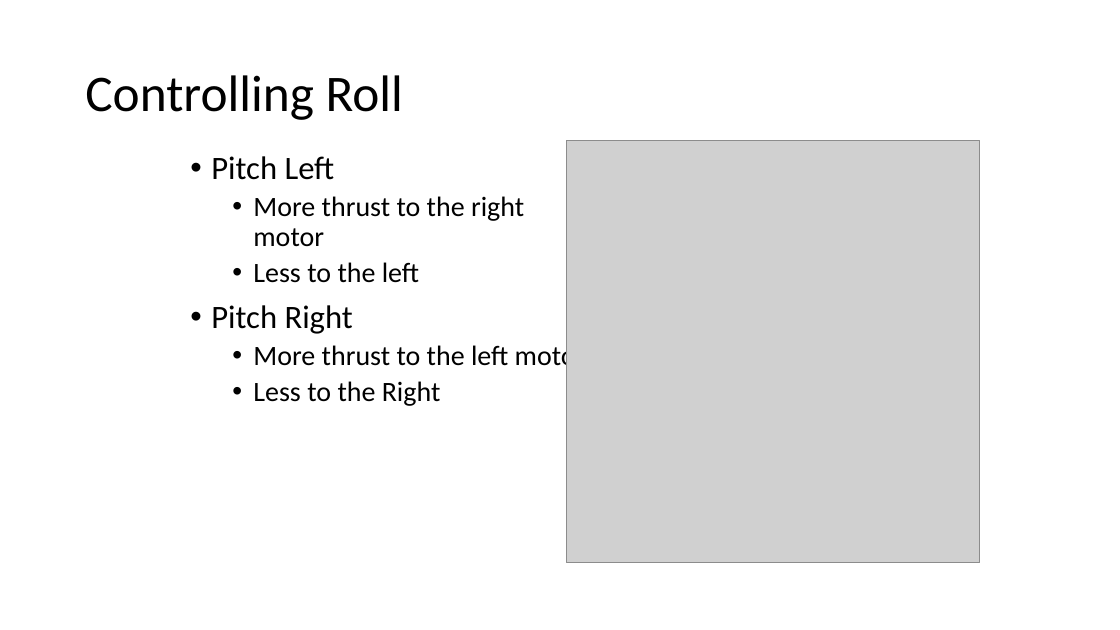
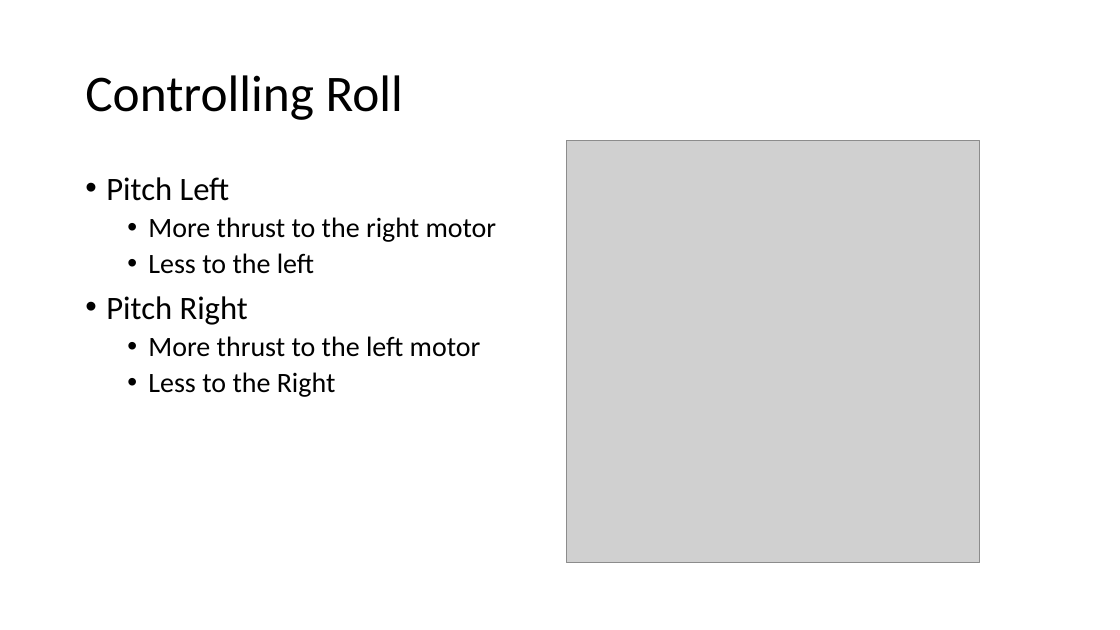
Before and after one commit to NVSL/QuadClass-Resources, a slide deck: slide 19 of labs/Implementing-PID/Implementing-PID.pptx (slide 15 before the commit). Drawn at 1120x630 pixels with LibreOffice and Linux fonts; fonts in the diff are those of the drawing; grey boxes stand for pictures. Boxes give left, top, right and bottom in pixels: in the first picture for what was removed or moved away, otherwise in the second. Text is boxed around its words. In the diff, an @@ line names an element or a change of style, - is before the commit and + after.

```diff
--- a/labs/Implementing-PID/Implementing-PID.pptx
+++ b/labs/Implementing-PID/Implementing-PID.pptx
@@ text "Pitch Left" rewrapped from [211, 156, 586, 406] to [106, 177, 497, 397] @@
```
Also in this commit, not shown: 8 other slides changed, 5 other files.
